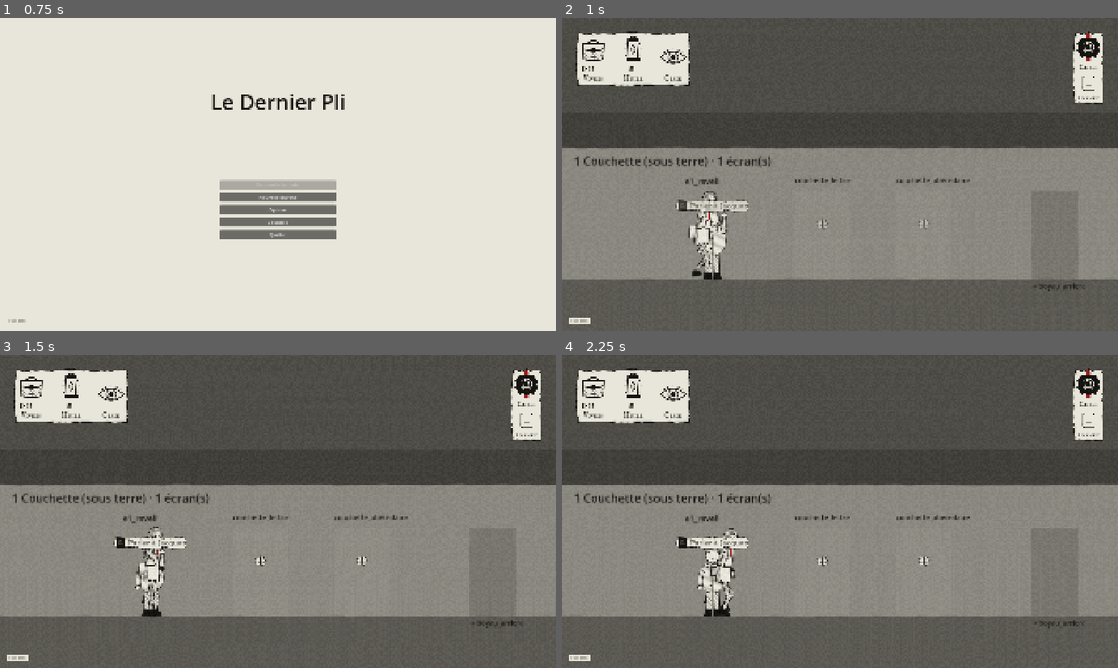
Above: before the commit, frames 1-4 (two rows, left to right).
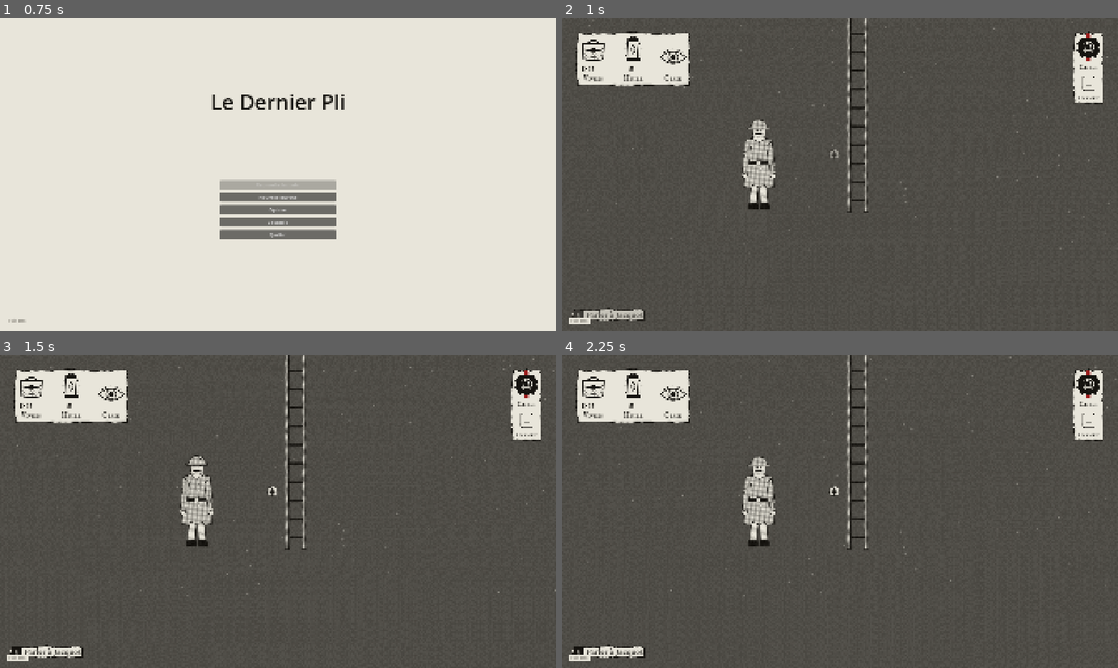
Above: after the commit, the same moments.

Repository: Mazklaus/le-dernier-pli
Game: Godot game, scene res://scenes/titre/titre.tscn
Two runs of this game, one before a commit and one after it. Both use one fixed random seed, a clock stepped at 60 frames per second and the inputs below.
Inputs (mouse positions are in pixels of both pictures, inside the frame that each line leads up to):
- Up to frame 1 (0.75 s): tap Enter (ui_accept) at 0.5 s; move the mouse to (400, 158) at 0.52 s; hold D (deplacer_droite) from 0.53 s (still down); tap 1 (choix_1) at 0.6 s; click (400, 158) at 0.67 s
- Up to frame 2 (1 s): keep holding D (deplacer_droite); tap Enter (ui_accept) at 0.77 s
- Up to frame 3 (1.5 s): release D (deplacer_droite) at 1.25 s; drag from (166, 527) to (494, 570) at 1.27 s
- Up to frame 4 (2.25 s): move the mouse to (895, 442) at 2.02 s; hold D (deplacer_droite) from 2.03 s (still down); tap 3 (choix_3) at 2.1 s

Frame 1 is identical in both runs. In frame 2, 42% of the frame differs, in the area x 0-100%, y 0-97%; in frame 3, 42%; in frame 4, 42%.

Commit message:
Place les neuf cinématiques et nomme les personnages des gestes
Un nœud Cinematique (caméra, cadrage Depart/Arrivee) par plan de la directive
animation, aux ids des balises de la Narrative ; l'éboulement de l'étape 6 part
d'une Zone à l'entrée du village. Champ personnage : maude, fernand, eloi.

Co-Authored-By: Claude Opus 5.5 <noreply@anthropic.com>
Claude-Session: https://claude.ai/code/session_011WbKxC1GLvqHLYTAssGGfb

Diff:
--- a/scenes/etapes/etape_01/etape_01.tscn
+++ b/scenes/etapes/etape_01/etape_01.tscn
@@ -16,6 +16,7 @@
 [ext_resource type="PackedScene" path="res://scenes/messager/messager.tscn" id="14"]
 [ext_resource type="Script" path="res://scenes/decors/decor_e1.gd" id="decor_e1"]
 
+[ext_resource type="Script" path="res://scripts/cinematique/cinematique.gd" id="cine_script"]
 [sub_resource type="RectangleShape2D" id="RectangleShape2D_1"]
 size = Vector2(3840, 180)
 
@@ -710,6 +711,23 @@
 [node name="pied_echelle" type="Marker2D" parent="ReperesVoix"]
 position = Vector2(10144, 800)
 
+[node name="e1_sortie_tranchee" type="Node2D" parent="Surface/PiedEchelle"]
+script = ExtResource("cine_script")
+id = &"e1_sortie_tranchee"
+duree = 6.0
+metadata/note_level_design = "Caméra au pied de l'échelle, Tobie disparaît au-dessus du parapet ; lancée par une réplique de e1_parapet"
+
+[node name="Camera" type="Camera2D" parent="Surface/PiedEchelle/e1_sortie_tranchee"]
+position = Vector2(760, 780)
+
+[node name="Depart" type="Marker2D" parent="Surface/PiedEchelle/e1_sortie_tranchee"]
+position = Vector2(760, 780)
+scale = Vector2(1.5, 1.5)
+
+[node name="Arrivee" type="Marker2D" parent="Surface/PiedEchelle/e1_sortie_tranchee"]
+position = Vector2(760, 720)
+scale = Vector2(1.5, 1.5)
+
 [editable path="Lieux/AbriSergent"]
 [editable path="Lieux/Cantine"]
 [editable path="Lieux/Chapelle"]
--- a/scenes/etapes/etape_01/lieux/abri_sergent.tscn
+++ b/scenes/etapes/etape_01/lieux/abri_sergent.tscn
@@ -1,10 +1,11 @@
-[gd_scene load_steps=10 format=3]
+[gd_scene load_steps=11 format=3]
 
 [ext_resource type="Script" path="res://scenes/interactions/passage/passage.gd" id="1"]
 [ext_resource type="PackedScene" path="res://scenes/interactions/declencheur_dialogue/declencheur_dialogue.tscn" id="2"]
 [ext_resource type="Resource" path="res://dialogue/etape_01/e1_details.dialogue" id="3"]
 [ext_resource type="Resource" path="res://dialogue/etape_01/e1_ordre.dialogue" id="4"]
 
+[ext_resource type="Script" path="res://scripts/cinematique/cinematique.gd" id="cine_script"]
 [sub_resource type="RectangleShape2D" id="RectangleShape2D_1"]
 size = Vector2(2880, 180)
 
@@ -216,3 +217,20 @@
 
 [node name="sortie_abri_sergent" type="Marker2D" parent="Points"]
 position = Vector2(360, 900)
+
+[node name="e1_remise_pli" type="Node2D" parent="."]
+script = ExtResource("cine_script")
+id = &"e1_remise_pli"
+duree = 6.0
+metadata/note_level_design = "Gros plan sur la main de Lamarre et le pli ; lancée par une réplique de e1_ordre"
+
+[node name="Camera" type="Camera2D" parent="e1_remise_pli"]
+position = Vector2(2450, 800)
+
+[node name="Depart" type="Marker2D" parent="e1_remise_pli"]
+position = Vector2(2450, 800)
+scale = Vector2(1.5, 1.5)
+
+[node name="Arrivee" type="Marker2D" parent="e1_remise_pli"]
+position = Vector2(2450, 830)
+scale = Vector2(2.5, 2.5)
--- a/scenes/etapes/etape_03/lieux/chambre.tscn
+++ b/scenes/etapes/etape_03/lieux/chambre.tscn
@@ -6,6 +6,7 @@
 [ext_resource type="Script" path="res://scenes/interactions/passage/passage.gd" id="4"]
 [ext_resource type="Script" uid="uid://9vjga4usikz6a" path="res://scenes/interactions/personnage/procession_fenetre.gd" id="5"]
 
+[ext_resource type="Script" path="res://scripts/cinematique/cinematique.gd" id="cine_script"]
 [sub_resource type="RectangleShape2D" id="RectangleShape2D_1"]
 size = Vector2(1440, 180)
 
@@ -229,3 +230,18 @@
 theme_override_colors/font_color = Color(0.1, 0.1, 0.1, 1)
 theme_override_font_sizes/font_size = 24
 text = "-> chemin_aube"
+
+[node name="e3_procession_nuit" type="Node2D" parent="."]
+script = ExtResource("cine_script")
+id = &"e3_procession_nuit"
+duree = 10.0
+metadata/note_level_design = "La file passe sous la fenêtre, glissement lent ; lancée par une réplique de e3_procession"
+
+[node name="Camera" type="Camera2D" parent="e3_procession_nuit"]
+position = Vector2(700, 700)
+
+[node name="Depart" type="Marker2D" parent="e3_procession_nuit"]
+position = Vector2(700, 700)
+
+[node name="Arrivee" type="Marker2D" parent="e3_procession_nuit"]
+position = Vector2(1100, 700)
--- a/scenes/etapes/etape_04/etape_04.tscn
+++ b/scenes/etapes/etape_04/etape_04.tscn
@@ -143,6 +143,7 @@
 [node name="e4_porche" parent="Surface/Porche" instance=ExtResource("8")]
 position = Vector2(1150, 900)
 rencontre_id = &"e4_porche"
+personnage = &"maude"
 dialogue = ExtResource("10")
 libelle = "Parler à la portière"
 une_seule_fois = true
--- a/scenes/etapes/etape_04/lieux/atelier.tscn
+++ b/scenes/etapes/etape_04/lieux/atelier.tscn
@@ -1,10 +1,11 @@
-[gd_scene load_steps=10 format=3]
+[gd_scene load_steps=11 format=3]
 
 [ext_resource type="PackedScene" path="res://scenes/interactions/declencheur_dialogue/declencheur_dialogue.tscn" id="1"]
 [ext_resource type="Resource" path="res://dialogue/etape_04/e4_details.dialogue" id="2"]
 [ext_resource type="Resource" path="res://dialogue/etape_04/e4_anselme.dialogue" id="3"]
 [ext_resource type="Script" path="res://scenes/interactions/passage/passage.gd" id="4"]
 
+[ext_resource type="Script" path="res://scripts/cinematique/cinematique.gd" id="cine_script"]
 [sub_resource type="RectangleShape2D" id="RectangleShape2D_1"]
 size = Vector2(1920, 180)
 
@@ -214,3 +215,20 @@
 theme_override_colors/font_color = Color(0.1, 0.1, 0.1, 1)
 theme_override_font_sizes/font_size = 24
 text = "-> escalier"
+
+[node name="e4_greffe" type="Node2D" parent="."]
+script = ExtResource("cine_script")
+id = &"e4_greffe"
+duree = 8.0
+metadata/note_level_design = "Ombre portée sur le mur, les mains d'Anselme ; lancée par une réplique de e4_anselme"
+
+[node name="Camera" type="Camera2D" parent="e4_greffe"]
+position = Vector2(1250, 760)
+
+[node name="Depart" type="Marker2D" parent="e4_greffe"]
+position = Vector2(1250, 760)
+scale = Vector2(1.5, 1.5)
+
+[node name="Arrivee" type="Marker2D" parent="e4_greffe"]
+position = Vector2(1250, 790)
+scale = Vector2(2.0, 2.0)
--- a/scenes/etapes/etape_04/lieux/salle.tscn
+++ b/scenes/etapes/etape_04/lieux/salle.tscn
@@ -172,6 +172,7 @@
 [node name="e4_salle" parent="Rencontres" instance=ExtResource("1")]
 position = Vector2(2100, 900)
 rencontre_id = &"e4_salle"
+personnage = &"fernand"
 dialogue = ExtResource("4")
 libelle = "Parler à Fernand"
 une_seule_fois = true
--- a/scenes/etapes/etape_05/etape_05.tscn
+++ b/scenes/etapes/etape_05/etape_05.tscn
@@ -13,6 +13,7 @@
 [ext_resource type="Resource" path="res://dialogue/etape_05/e5_clairiere.dialogue" id="11"]
 [ext_resource type="PackedScene" path="res://scenes/messager/messager.tscn" id="12"]
 
+[ext_resource type="Script" path="res://scripts/cinematique/cinematique.gd" id="cine_script"]
 [sub_resource type="RectangleShape2D" id="RectangleShape2D_1"]
 size = Vector2(1920, 180)
 
@@ -722,3 +723,20 @@
 
 [node name="Messager" parent="." instance=ExtResource("12")]
 position = Vector2(200, 900)
+
+[node name="e5_autre_se_retourne" type="Node2D" parent="Surface/Boucle"]
+script = ExtResource("cine_script")
+id = &"e5_autre_se_retourne"
+duree = 8.0
+metadata/note_level_design = "L'Autre se retourne à demi et s'éloigne vers la droite ; lancée par une réplique de e5_autre"
+
+[node name="Camera" type="Camera2D" parent="Surface/Boucle/e5_autre_se_retourne"]
+position = Vector2(3150, 760)
+
+[node name="Depart" type="Marker2D" parent="Surface/Boucle/e5_autre_se_retourne"]
+position = Vector2(3150, 760)
+scale = Vector2(1.2, 1.2)
+
+[node name="Arrivee" type="Marker2D" parent="Surface/Boucle/e5_autre_se_retourne"]
+position = Vector2(3450, 760)
+scale = Vector2(1.2, 1.2)
--- a/scenes/etapes/etape_06/lieux/nef.tscn
+++ b/scenes/etapes/etape_06/lieux/nef.tscn
@@ -7,6 +7,7 @@
 [ext_resource type="Resource" path="res://dialogue/etape_06/e6_eloi.dialogue" id="5"]
 [ext_resource type="Script" path="res://scenes/interactions/passage/passage.gd" id="6"]
 
+[ext_resource type="Script" path="res://scripts/cinematique/cinematique.gd" id="cine_script"]
 [sub_resource type="RectangleShape2D" id="RectangleShape2D_1"]
 size = Vector2(5760, 180)
 
@@ -212,6 +213,7 @@
 [node name="e6_eloi" parent="Rencontres" instance=ExtResource("1")]
 position = Vector2(3800, 900)
 rencontre_id = &"e6_eloi"
+personnage = &"eloi"
 dialogue = ExtResource("5")
 libelle = "Écouter la voix"
 une_seule_fois = true
@@ -298,3 +300,20 @@
 color = Color(0, 0, 0, 0.45)
 mouse_filter = 2
 z_index = -1
+
+[node name="e6_chute_fissure" type="Node2D" parent="."]
+script = ExtResource("cine_script")
+id = &"e6_chute_fissure"
+duree = 6.0
+metadata/note_level_design = "Le sol cède : la caméra suit la glissade jusqu'au fond ; lancée par la première réplique de e6_nef"
+
+[node name="Camera" type="Camera2D" parent="e6_chute_fissure"]
+position = Vector2(320, 520)
+
+[node name="Depart" type="Marker2D" parent="e6_chute_fissure"]
+position = Vector2(320, 520)
+scale = Vector2(1.2, 1.2)
+
+[node name="Arrivee" type="Marker2D" parent="e6_chute_fissure"]
+position = Vector2(320, 800)
+scale = Vector2(1.5, 1.5)
--- a/scenes/etapes/etape_06/lieux/seuil.tscn
+++ b/scenes/etapes/etape_06/lieux/seuil.tscn
@@ -131,6 +131,7 @@
 [node name="e6_seuil" parent="Rencontres" instance=ExtResource("1")]
 position = Vector2(1400, 900)
 rencontre_id = &"e6_seuil"
+personnage = &"eloi"
 dialogue = ExtResource("3")
 libelle = "Approcher de la porte"
 fin_etape = true
--- a/scenes/etapes/etape_06/lieux/village.tscn
+++ b/scenes/etapes/etape_06/lieux/village.tscn
@@ -1,10 +1,11 @@
-[gd_scene load_steps=12 format=3]
+[gd_scene load_steps=14 format=3]
 
 [ext_resource type="PackedScene" path="res://scenes/interactions/declencheur_dialogue/declencheur_dialogue.tscn" id="1"]
 [ext_resource type="Resource" path="res://dialogue/etape_06/e6_details.dialogue" id="2"]
 [ext_resource type="Resource" path="res://dialogue/etape_06/e6_tablee.dialogue" id="3"]
 [ext_resource type="Script" path="res://scenes/interactions/passage/passage.gd" id="4"]
 
+[ext_resource type="Script" path="res://scripts/cinematique/cinematique.gd" id="cine_script"]
 [sub_resource type="RectangleShape2D" id="RectangleShape2D_1"]
 size = Vector2(4800, 180)
 
@@ -25,6 +26,9 @@
 
 [sub_resource type="RectangleShape2D" id="RectangleShape2D_7"]
 size = Vector2(160, 300)
+
+[sub_resource type="RectangleShape2D" id="cine_zone_e6_eboulement"]
+size = Vector2(240, 300)
 
 [node name="Village" type="Node2D"]
 
@@ -267,3 +271,29 @@
 theme_override_colors/font_color = Color(0.1, 0.1, 0.1, 1)
 theme_override_font_sizes/font_size = 24
 text = "-> seuil"
+
+[node name="e6_eboulement" type="Node2D" parent="."]
+script = ExtResource("cine_script")
+id = &"e6_eboulement"
+duree = 6.0
+metadata/note_level_design = "La voûte tombe derrière Tobie (Eboule, x 928) ; lancée à l'entrée du village"
+
+[node name="Camera" type="Camera2D" parent="e6_eboulement"]
+position = Vector2(1000, 760)
+
+[node name="Depart" type="Marker2D" parent="e6_eboulement"]
+position = Vector2(1000, 760)
+scale = Vector2(1.5, 1.5)
+
+[node name="Arrivee" type="Marker2D" parent="e6_eboulement"]
+position = Vector2(1000, 740)
+scale = Vector2(1.2, 1.2)
+
+[node name="Zone" type="Area2D" parent="e6_eboulement"]
+position = Vector2(1120, 750)
+collision_layer = 0
+collision_mask = 1
+monitorable = false
+
+[node name="Forme" type="CollisionShape2D" parent="e6_eboulement/Zone"]
+shape = SubResource("cine_zone_e6_eboulement")
--- a/scenes/etapes/etape_07/lieux/anneau_cloches.tscn
+++ b/scenes/etapes/etape_07/lieux/anneau_cloches.tscn
@@ -1,10 +1,11 @@
-[gd_scene load_steps=10 format=3]
+[gd_scene load_steps=11 format=3]
 
 [ext_resource type="PackedScene" path="res://scenes/interactions/declencheur_dialogue/declencheur_dialogue.tscn" id="1"]
 [ext_resource type="Resource" path="res://dialogue/etape_07/e7_details.dialogue" id="2"]
 [ext_resource type="Resource" path="res://dialogue/etape_07/e7_cloches.dialogue" id="3"]
 [ext_resource type="Script" path="res://scenes/interactions/passage/passage.gd" id="4"]
 
+[ext_resource type="Script" path="res://scripts/cinematique/cinematique.gd" id="cine_script"]
 [sub_resource type="RectangleShape2D" id="RectangleShape2D_1"]
 size = Vector2(2880, 180)
 
@@ -188,3 +189,19 @@
 theme_override_colors/font_color = Color(0.1, 0.1, 0.1, 1)
 theme_override_font_sizes/font_size = 24
 text = "-> anneau_lise"
+
+[node name="e7_descente" type="Node2D" parent="."]
+script = ExtResource("cine_script")
+id = &"e7_descente"
+duree = 10.0
+metadata/note_level_design = "Plan large : les cloches cirées, l'escalier qui tourne autour de la plus grande ; lancée par une réplique de e7_cloches"
+
+[node name="Camera" type="Camera2D" parent="e7_descente"]
+position = Vector2(1440, 500)
+
+[node name="Depart" type="Marker2D" parent="e7_descente"]
+position = Vector2(1440, 500)
+scale = Vector2(0.6, 0.6)
+
+[node name="Arrivee" type="Marker2D" parent="e7_descente"]
+position = Vector2(1440, 700)
--- a/scenes/etapes/etape_07/lieux/anneau_porte.tscn
+++ b/scenes/etapes/etape_07/lieux/anneau_porte.tscn
@@ -1,10 +1,11 @@
-[gd_scene load_steps=10 format=3]
+[gd_scene load_steps=11 format=3]
 
 [ext_resource type="PackedScene" path="res://scenes/interactions/declencheur_dialogue/declencheur_dialogue.tscn" id="1"]
 [ext_resource type="Resource" path="res://dialogue/etape_07/e7_details.dialogue" id="2"]
 [ext_resource type="Resource" path="res://dialogue/etape_07/e7_sceau.dialogue" id="3"]
 [ext_resource type="Script" path="res://scenes/interactions/passage/passage.gd" id="4"]
 
+[ext_resource type="Script" path="res://scripts/cinematique/cinematique.gd" id="cine_script"]
 [sub_resource type="RectangleShape2D" id="RectangleShape2D_1"]
 size = Vector2(2880, 180)
 
@@ -188,3 +189,20 @@
 theme_override_colors/font_color = Color(0.1, 0.1, 0.1, 1)
 theme_override_font_sizes/font_size = 24
 text = "-> mere_cloche"
+
+[node name="e7_ouverture_sceau" type="Node2D" parent="."]
+script = ExtResource("cine_script")
+id = &"e7_ouverture_sceau"
+duree = 8.0
+metadata/note_level_design = "La cire se brise, le ruban se défait ; lancée par une réplique de e7_sceau (branche ouvrir)"
+
+[node name="Camera" type="Camera2D" parent="e7_ouverture_sceau"]
+position = Vector2(2200, 780)
+
+[node name="Depart" type="Marker2D" parent="e7_ouverture_sceau"]
+position = Vector2(2200, 780)
+scale = Vector2(2.0, 2.0)
+
+[node name="Arrivee" type="Marker2D" parent="e7_ouverture_sceau"]
+position = Vector2(2200, 800)
+scale = Vector2(2.5, 2.5)
--- /dev/null
+++ b/tests/unit/test_cinematiques_placees.gd
@@ -0,0 +1,78 @@
+extends GutTest
+## Placement des cinématiques par le Level Designer (directive animation du Game Director) :
+## neuf plans, au plus deux par étape, chacun avec sa caméra et son cadrage.
+
+const PLANS := {
+	1: [&"e1_remise_pli", &"e1_sortie_tranchee"],
+	3: [&"e3_procession_nuit"],
+	4: [&"e4_greffe"],
+	5: [&"e5_autre_se_retourne"],
+	6: [&"e6_chute_fissure", &"e6_eboulement"],
+	7: [&"e7_descente", &"e7_ouverture_sceau"],
+}
+## Seul l'éboulement n'a pas de réplique : il part d'une Zone à l'entrée du village.
+const PAR_ZONE: Array[StringName] = [&"e6_eboulement"]
+const AU_DEBUT: Array[StringName] = []
+
+
+func _etape(numero: int) -> Node:
+	var scene := load("res://scenes/etapes/etape_%02d/etape_%02d.tscn" % [numero, numero]) as PackedScene
+	var etape := scene.instantiate()
+	add_child_autofree(etape)
+	return etape
+
+
+func _cines(etape: Node) -> Array[Cinematique]:
+	var liste: Array[Cinematique] = []
+	for n in etape.find_children("*", "Node2D", true, false):
+		if n is Cinematique:
+			liste.append(n)
+	return liste
+
+
+func test_chaque_plan_est_place_dans_son_etape() -> void:
+	for numero in range(1, 8):
+		var cines := _cines(_etape(numero))
+		var attendus: Array = PLANS.get(numero, [])
+		assert_lte(cines.size(), 2, "étape %d : au plus deux cinématiques" % numero)
+		assert_eq(cines.size(), attendus.size(), "étape %d" % numero)
+		for c in cines:
+			assert_has(attendus, c.id, "étape %d : %s inattendue" % [numero, c.id])
+			assert_true(String(c.id).begins_with("e%d_" % numero), String(c.id))
+
+
+func test_chaque_plan_a_sa_camera_et_son_cadrage() -> void:
+	for numero in PLANS:
+		for c in _cines(_etape(numero)):
+			assert_true(c.get_node_or_null("Camera") is Camera2D, "%s sans caméra" % c.id)
+			assert_true(c.get_node_or_null("Depart") is Marker2D, "%s sans cadrage" % c.id)
+			assert_between(c.duree, 5.0, 15.0, "%s : 5 à 15 s" % c.id)
+			assert_true(c.une_seule_fois, String(c.id))
+
+
+func test_les_plans_sans_replique_ont_leur_declencheur() -> void:
+	for numero in [6, 7]:
+		for c in _cines(_etape(numero)):
+			var zone := c.get_node_or_null("Zone") as Area2D
+			if c.id in PAR_ZONE:
+				assert_not_null(zone, "%s sans Zone" % c.id)
+				if zone != null:
+					assert_eq(zone.collision_mask, 1, "%s : la Zone voit le messager" % c.id)
+			else:
+				assert_null(zone, String(c.id))
+			assert_eq(c.au_debut_etape, c.id in AU_DEBUT, String(c.id))
+
+
+func test_les_personnages_vises_par_les_gestes_portent_leur_nom() -> void:
+	# Les répliques [#geste=…] visent un personnage par ce nom (Narrative Designer).
+	var attendus := {
+		2: {&"e2_mort": &"mort"}, 3: {&"e3_lisiere": &"enfants", &"e3_ilde": &"ilde"},
+		4: {&"e4_porche": &"maude", &"e4_salle": &"fernand"}, 6: {&"e6_eloi": &"eloi"},
+	}
+	for numero in attendus:
+		var etape := _etape(numero) as EtapeBase
+		for id in attendus[numero]:
+			var d := etape.trouver_declencheur(id)
+			assert_not_null(d, String(id))
+			if d != null:
+				assert_eq(d.personnage, attendus[numero][id], String(id))
Not shown: 1 places in scenes/etapes/etape_01/etape_01.tscn that only renumber resources
Not shown: 1 places in scenes/etapes/etape_03/lieux/chambre.tscn that only renumber resources
Not shown: 1 places in scenes/etapes/etape_05/etape_05.tscn that only renumber resources
Not shown: 1 places in scenes/etapes/etape_06/lieux/nef.tscn that only renumber resources
Not shown, added: tests/unit/test_cinematiques_placees.gd.uid
